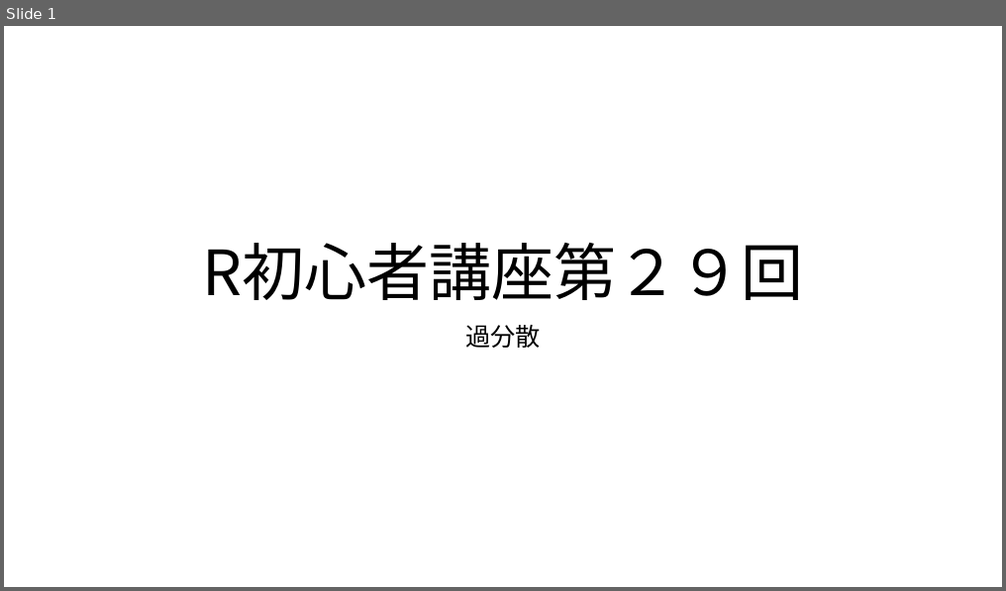
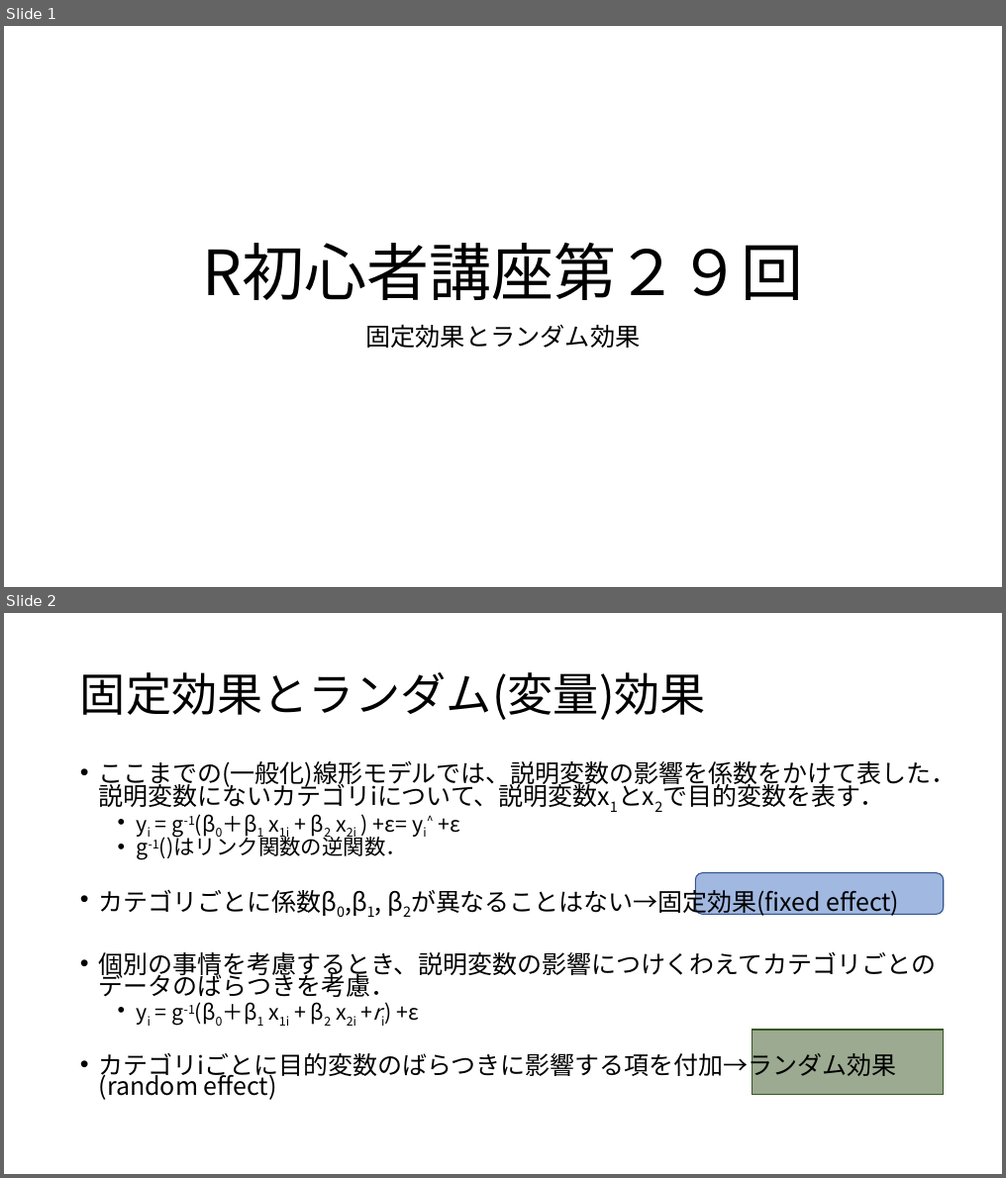
Before and after one commit to KoHMB/Shigen_kensyu_FRA, a slide deck: R/スライド/第29回.pptx. Shown one above the other, each under a label of ours: slide 1 before the commit, slides 1 and 2 after it. The pictures are 1006x591 and 1006x1178 pixels, drawn with LibreOffice and Linux fonts; fonts in the diff are those of the drawing. Boxes give left, top, right and bottom in pixels: in the first picture for what was removed or moved away, otherwise in the second. Text is boxed around its words. In the diff, an @@ line names an element or a change of style, - is before the commit and + after.

```diff
--- a/R/スライド/第29回.pptx
+++ b/R/スライド/第29回.pptx
@@ slide 2 added at [4, 613, 1002, 1174], background #FFFFFF @@
@@ title added at [80, 672, 706, 720], 44 pt, text #000000 @@
+固定効果とランダム(変量)効果
@@ text added at [99, 761, 955, 1100], 23.8 pt, text #000000 @@
+• ここまでの(一般化)線形モデルでは、説明変数の影響を係数をかけて表した．説明変数にないカテゴリiについて、説明変数x1とx2で目的変数を表す．
+  • yi = g-1(β0＋β1 x1i + β2 x2i ) +ε= yi^ +ε
+  • g-1()はリンク関数の逆関数．
+• カテゴリごとに係数β0,β1, β2が異なることはない→固定効果(fixed effect)
+• 個別の事情を考慮するとき、説明変数の影響につけくわえてカテゴリごとのデータのばらつきを考慮．
+  • yi = g-1(β0＋β1 x1i + β2 x2i +ri) +ε
+• カテゴリiごとに目的変数のばらつきに影響する項を付加→ランダム効果 (random effect)
@@ rounded rectangle added at [696, 873, 944, 915], fill #4472C4 at 50% opacity, outline #325491 1 pt @@
@@ rectangle added at [751, 1030, 944, 1094], fill #385723 at 50% opacity, outline #385723 1 pt @@
@@ slide 1 changed as well @@
@@ subtitle at [365, 324, 640, 348]: text changed @@
-過分散
+固定効果とランダム効果
```
Also in this commit, not shown: 1 other slide changed, 3 other slides added, 5 slides removed, 10 other files.
